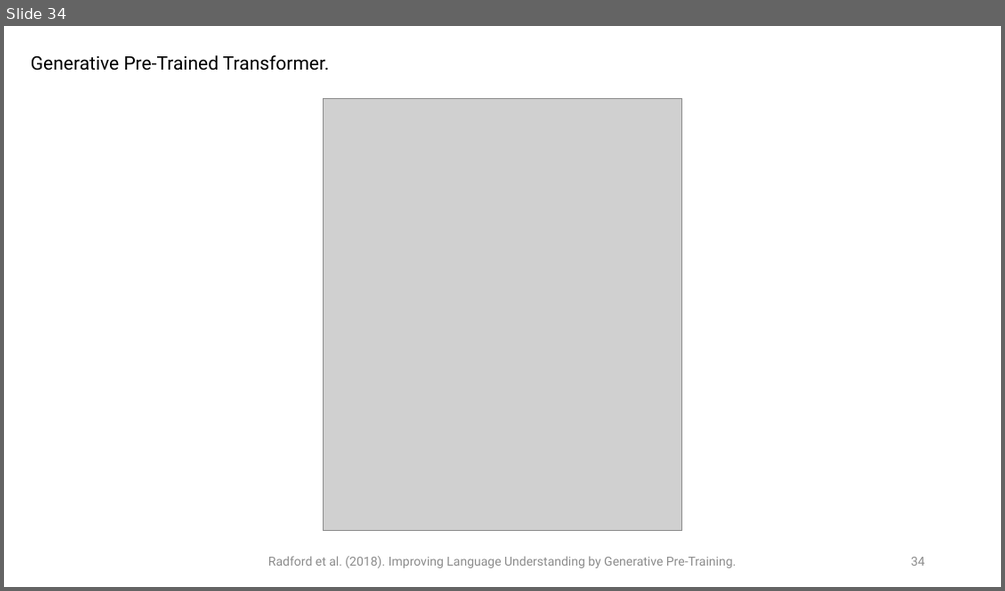
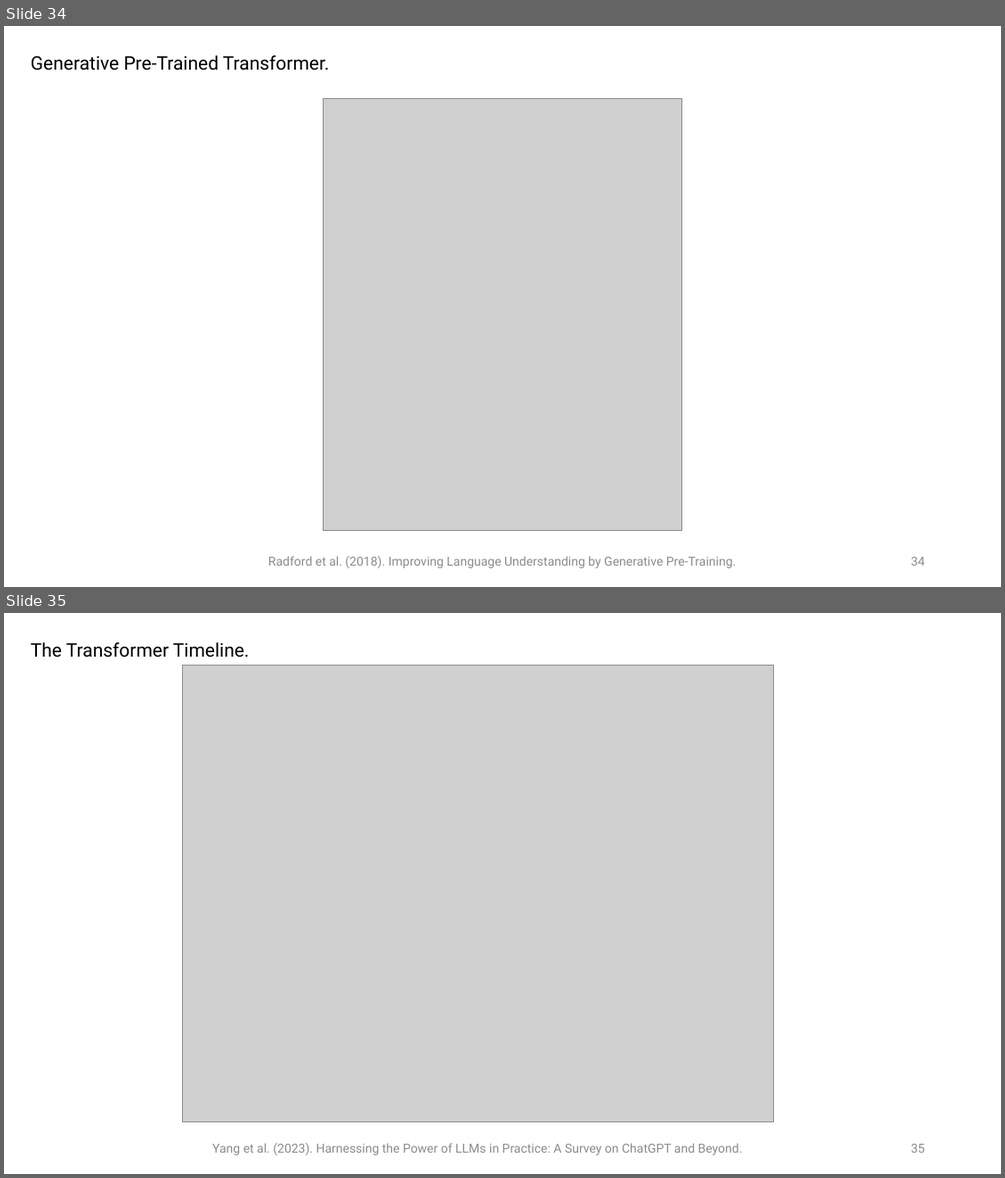
Before and after one commit to aim-msds/msds2023-ml3, a slide deck: slides/transformers/transformers_lec01.pptx. Shown one above the other, each under a label of ours: slide 34 before the commit, slides 34 and 35 after it. The pictures are 1005x591 and 1005x1178 pixels, drawn with LibreOffice and Linux fonts; fonts in the diff are those of the drawing; grey boxes stand for pictures. Boxes give left, top, right and bottom in pixels: in the first picture for what was removed or moved away, otherwise in the second. Text is boxed around its words. In the diff, an @@ line names an element or a change of style, - is before the commit and + after.

```diff
--- a/slides/transformers/transformers_lec01.pptx
+++ b/slides/transformers/transformers_lec01.pptx
@@ slide 35 added at box(4, 613, 1001, 1174), background #FFFFFF @@
@@ text added at box(31, 642, 250, 657), 18 pt, text #000000 @@
+The Transformer Timeline.
@@ picture added at box(182, 665, 774, 1121) @@
@@ text added at box(212, 1143, 743, 1155), 12 pt, text #8C8C8C @@
+Yang et al. (2023). Harnessing the Power of LLMs in Practice: A Survey on ChatGPT and Beyond.
@@ page number added at box(911, 1143, 925, 1152), 12 pt, text #8C8C8C @@
+35
```
